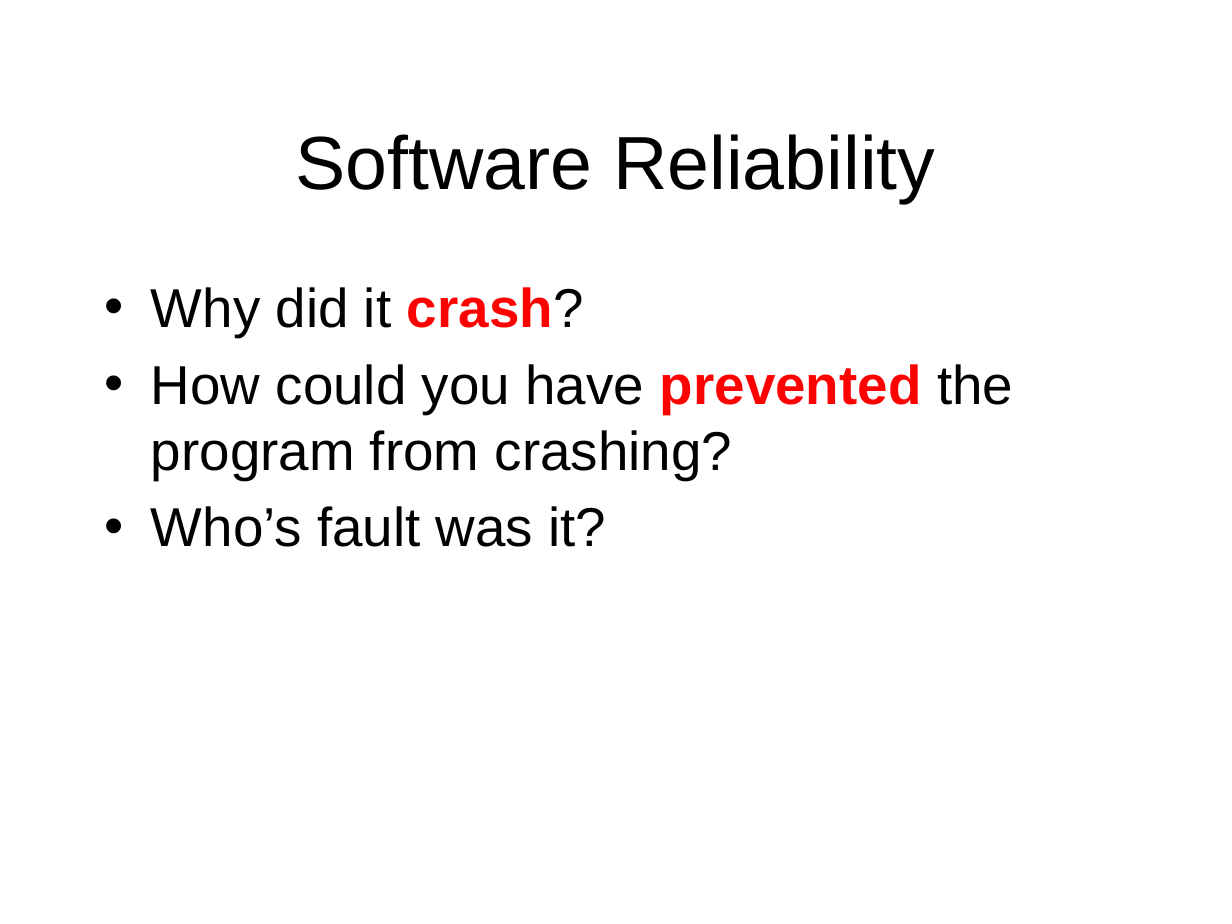
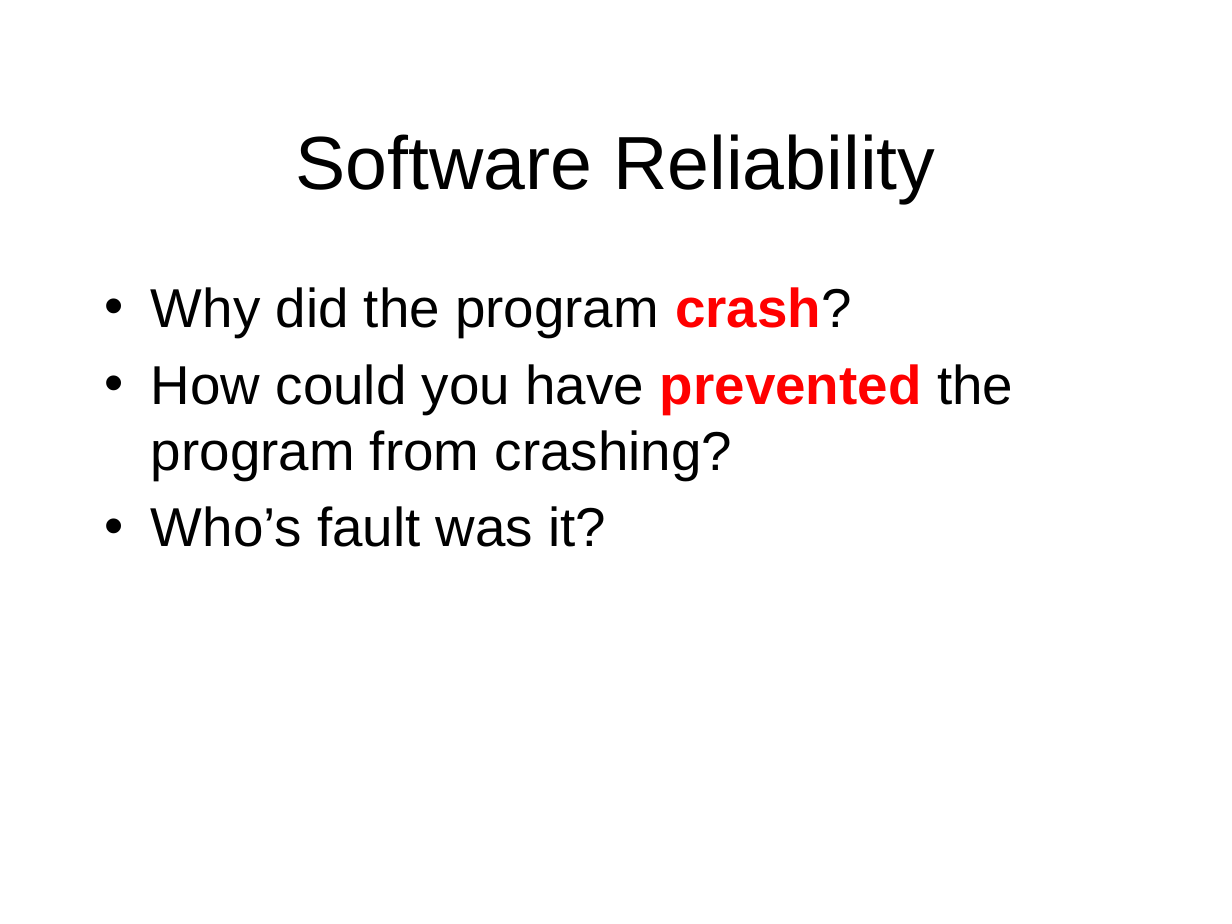
Before and after one commit to octaviordz/zjnu2017.github.io, a slide deck: slide 6 of OOP/lectures/060--Internal.Classes.and.Exceptions.pptx. Drawn at 1232x924 pixels with LibreOffice and Linux fonts; fonts in the diff are those of the drawing. Boxes give left, top, right and bottom in pixels: in the first picture for what was removed or moved away, otherwise in the second. Text is boxed around its words. In the diff, an @@ line names an element or a change of style, - is before the commit and + after.

```diff
--- a/OOP/lectures/060--Internal.Classes.and.Exceptions.pptx
+++ b/OOP/lectures/060--Internal.Classes.and.Exceptions.pptx
@@ text at [151, 287, 852, 337]: text changed @@
-• Why did it crash?
+• Why did the program crash?
```
Also in this commit, not shown: 15 other slides changed, 1 other file.
